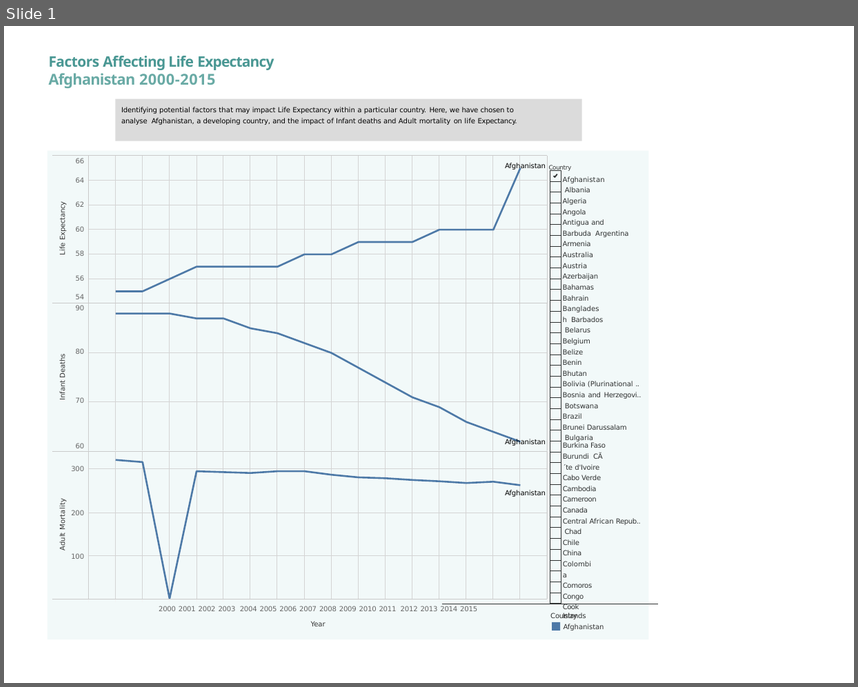
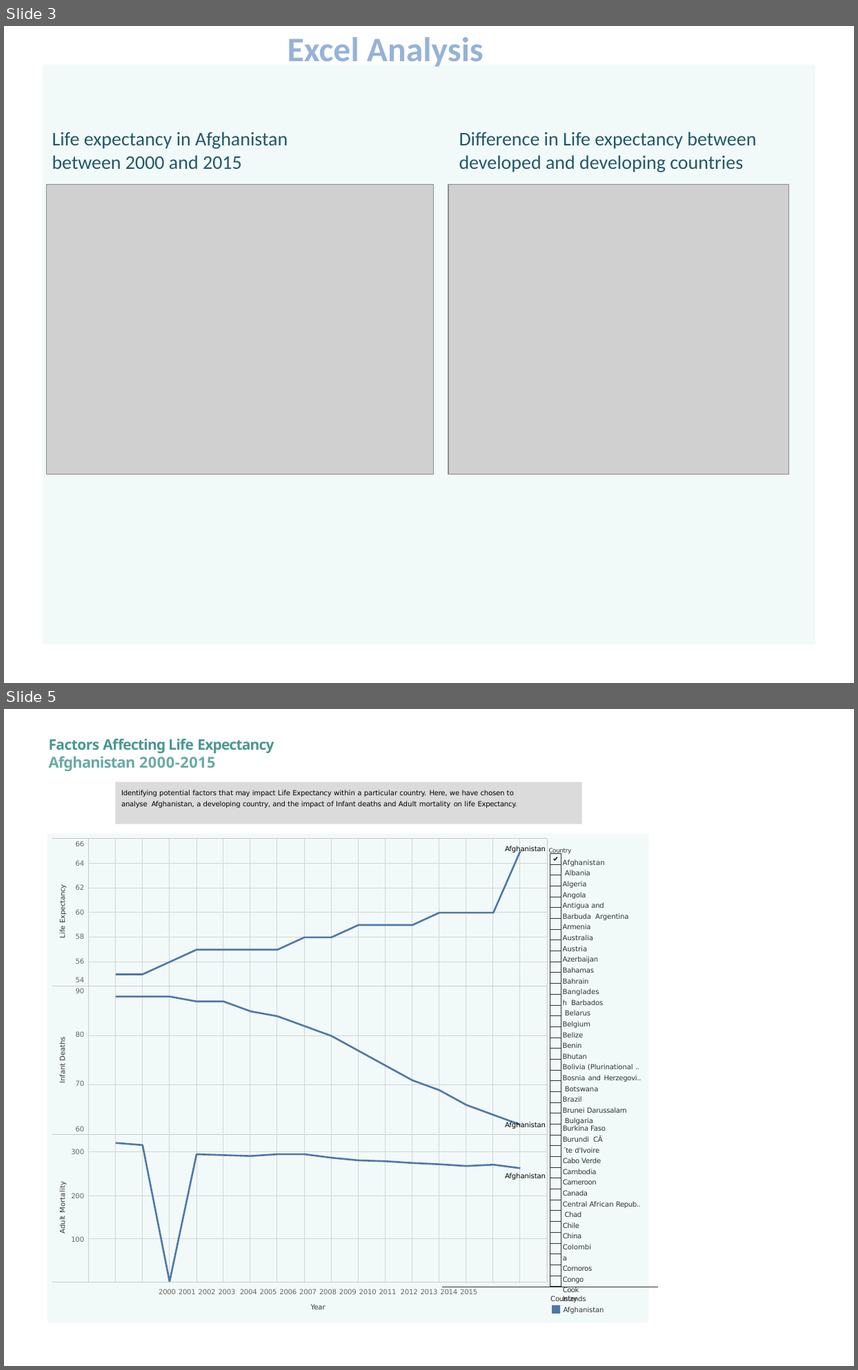
Before and after one commit to Ogechilucy/WHO_Life_Expectancy, a slide deck: WHO Life expectancy analysis- LI.pptx. Shown one above the other, each under a label of ours: slide 1 before the commit, slides 3 and 5 after it; the slides between them are not shown. The pictures are 858x687 and 858x1370 pixels, drawn with LibreOffice and Linux fonts; fonts in the diff are those of the drawing; grey boxes stand for pictures. Boxes give left, top, right and bottom in pixels: in the first picture for what was removed or moved away, otherwise in the second. Text is boxed around its words. In the diff, an @@ line names an element or a change of style, - is before the commit and + after.

```diff
--- a/WHO Life expectancy analysis- LI.pptx
+++ b/WHO Life expectancy analysis- LI.pptx
@@ slide 3 added at (4,26,854,683), background #FFFFFF @@
@@ title added at (288,37,484,67), 32 pt, text #95B3D7, bold @@
+Excel Analysis
@@ freeform shape added at (43,65,815,644), fill #F2F9F9 @@
@@ text added at (52,132,288,169), 18 pt, text #215968 @@
+Life expectancy in Afghanistan between 2000 and 2015
@@ text added at (459,132,756,172), 18 pt, text #215968 @@
+Difference in Life expectancy between developed and developing countries
@@ picture added at (47,185,434,474) @@
@@ picture added at (448,185,789,474) @@
@@ what was slide 1 is now slide 5 @@
```
Also in this commit, not shown: 3 other slides added.
